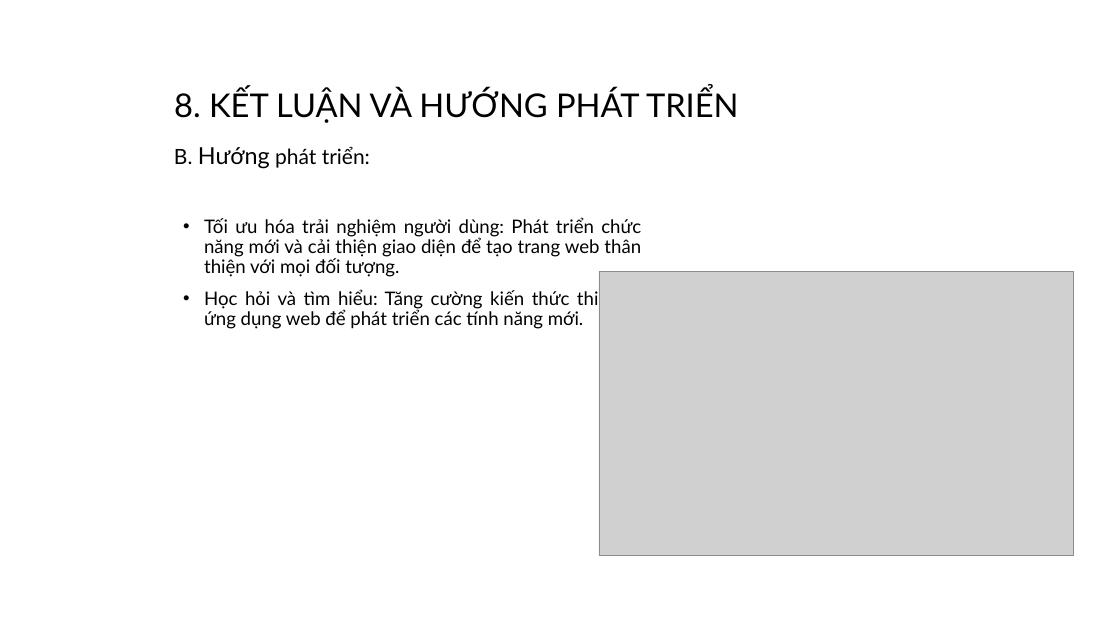
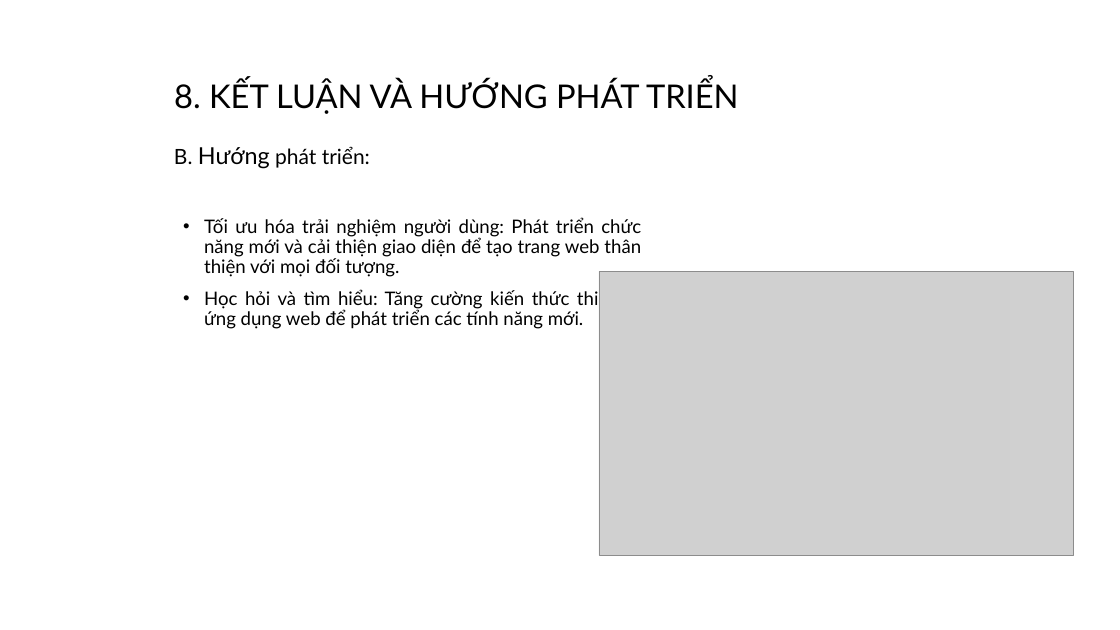
Before and after one commit to PhamDuyTan333/cn-da22ttd-phamduytan-timvieclam-php, a slide deck: slide 11 of thesis/abs/DOANCN_PhamDuyTan.pptx. Drawn at 1120x630 pixels with LibreOffice and Linux fonts; fonts in the diff are those of the drawing; grey boxes stand for pictures; background and template pictures are left out. Boxes give left, top, right and bottom in pixels: in the first picture for what was removed or moved away, otherwise in the second. Text is boxed around its words. In the diff, an @@ line names an element or a change of style, - is before the commit and + after.

```diff
--- a/thesis/abs/DOANCN_PhamDuyTan.pptx
+++ b/thesis/abs/DOANCN_PhamDuyTan.pptx
@@ title "8. KẾT LUẬN VÀ HƯỚNG ...": place and size @@
-title "8. KẾT LUẬN VÀ HƯỚNG ..." at [174, 88, 739, 123]
+title "8. KẾT LUẬN VÀ HƯỚNG ..." at [174, 79, 739, 114]
```
Also in this commit, not shown: 10 other slides changed.
